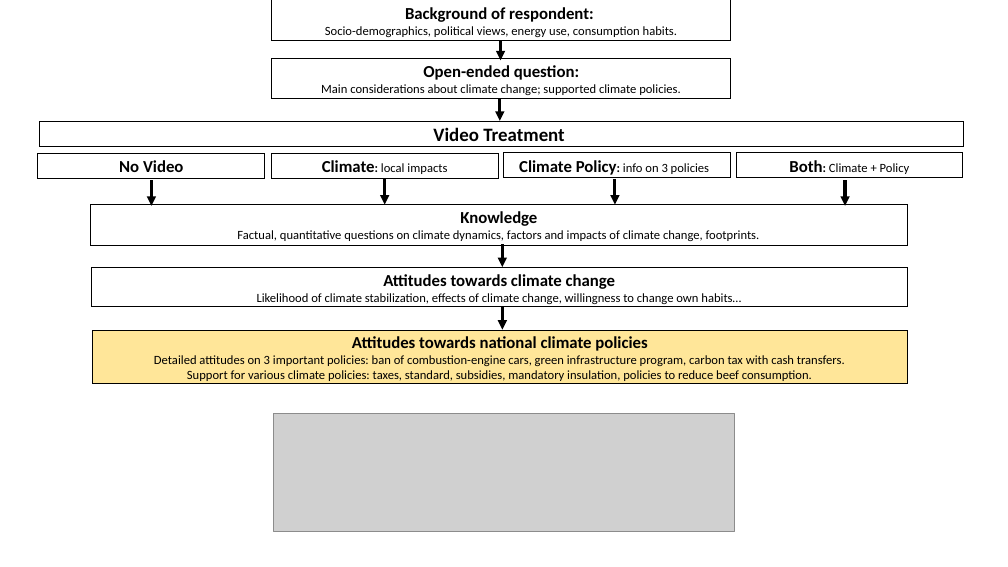
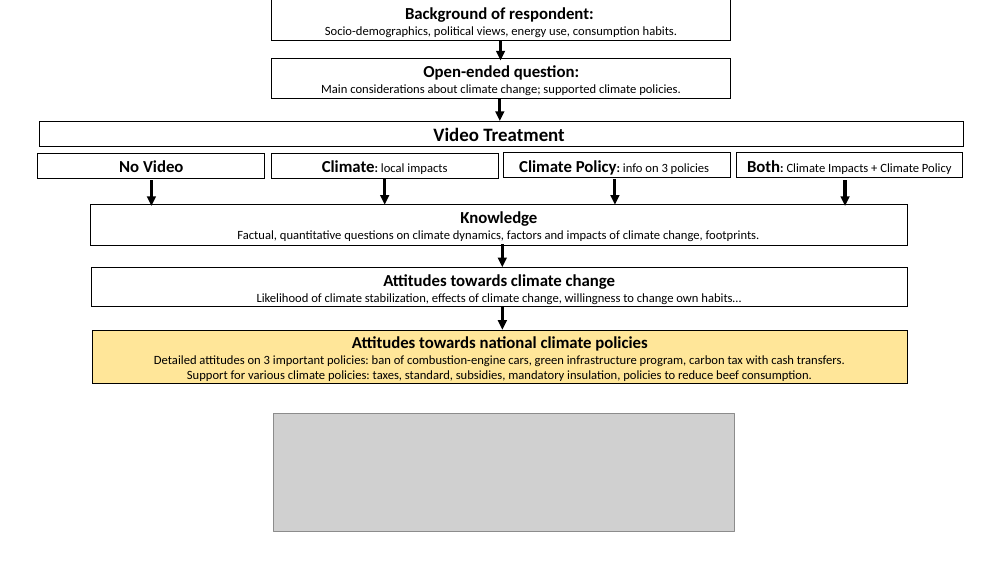
Before and after one commit to mariuslehenaff/oecd_climate, a slide deck: slide 7 of figures/survey_flow/survey_flow_new.pptx. Drawn at 1008x567 pixels with LibreOffice and Linux fonts; fonts in the diff are those of the drawing; grey boxes stand for pictures. Boxes give left, top, right and bottom in pixels: in the first picture for what was removed or moved away, otherwise in the second. Text is boxed around its words. In the diff, an @@ line names an element or a change of style, - is before the commit and + after.

```diff
--- a/figures/survey_flow/survey_flow_new.pptx
+++ b/figures/survey_flow/survey_flow_new.pptx
@@ text in rectangle at <box>747,160,952,174</box>: text changed @@
-Both: Climate + Policy
+Both: Climate Impacts + Climate Policy
```
Also in this commit, not shown: 6 other slides changed, 19 other files.
